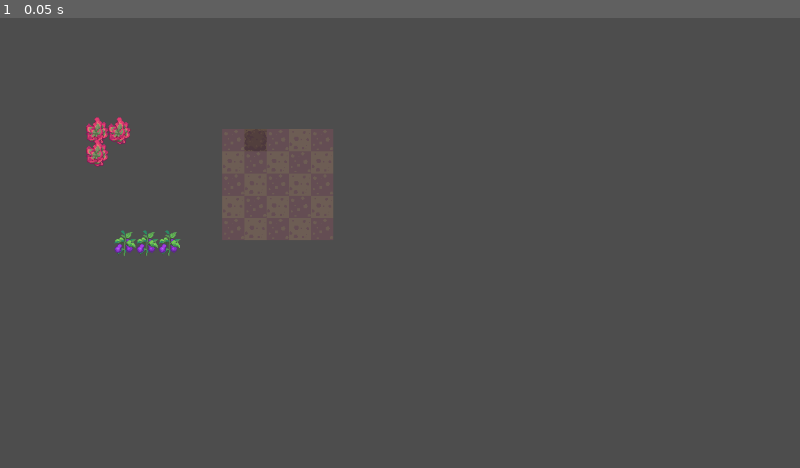
Above: before the commit, frame 1.
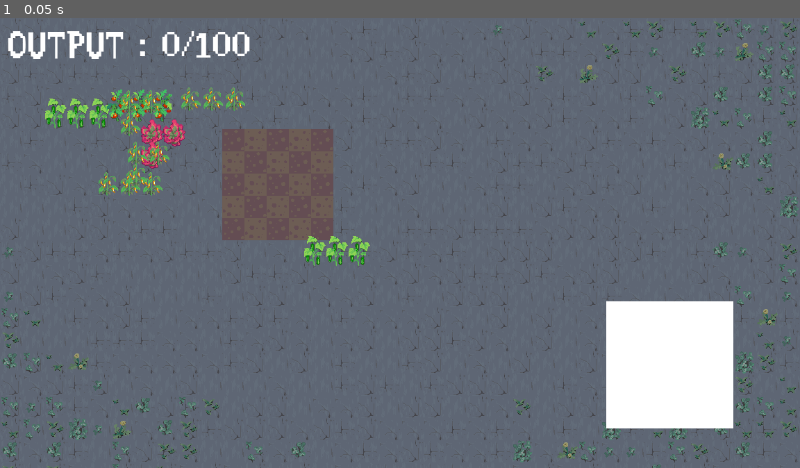
Above: after the commit, the same moment.

Repository: Ihmayor/Growup_GameJam_2025
Game: Godot game, scene res://main_garden.tscn
The game is run twice, just before and just after one commit, with the same random seed, the same clock (stepped at 60 frames per second) and the same inputs. Before the commit the project starts from res://scenes/experiment/test_scene.tscn. Sound files missing from this copy of the repository are replaced by a short silence.
Inputs:
- Up to frame 1 (0.05 s): no input

The runs differ from the first frame. In frame 1, 93% of the frame differs, in the area x 0-100%, y 0-100%.

Commit message:
Re-implemented new dragging into. Had to invent inbetween state. No way to make it to deadline. Other obligations to do.

Diff:
--- a/grow_up_game_jam_2025/GameManager.gd
+++ b/grow_up_game_jam_2025/GameManager.gd
@@ -19,13 +19,15 @@
 
 func _physics_process(delta: float) -> void:
 	if (triggered_next_level):
-		print("already triggered")
 		return
 	var all_plants = get_tree().get_nodes_in_group("Plants")
-	if all_plants.all(func(p:DraggablePlant): return p.isPlanted):
+	#Check if we won based on whether the player planted (locked-in) all the plants
+	if all_plants.all(func(p:Draggable): return p.is_planted):
 		compare_to_limit_for_level()
+
+	#Check if all the slots are taken
 	var array_of_slots_taken:Array[Node] = get_tree().get_nodes_in_group("Slots").filter(func(slot:Slot): return slot.planted_plant != null)
-	if (array_of_slots_taken.size() > (level.grid_height * level.grid_width)/2) && array_of_slots_taken.all(func(s:Slot): return s.plant_node.isPlanted):
+	if (array_of_slots_taken.size() > (level.grid_height * level.grid_width)/2) && array_of_slots_taken.all(func(s:Slot): return s.draggable_node.is_planted):
 		compare_to_limit_for_level()
 
 
@@ -46,7 +48,7 @@
 	var total_score = 0
 
 	for planted_slot: Slot in array_of_slots_taken:
-		var self_plant_node = planted_slot.plant_node
+		var self_plant_node = planted_slot.draggable_node
 		var plant_id = self_plant_node.get_instance_id()
 
 		if !plant_neighbour_dictionary.has(plant_id):
@@ -88,14 +90,14 @@
 	player_data.running_total_score = total_score + player_data.overflow
 
 func add_slot_if_planted(new_slot:Slot, plant_neighbour_dictionary, plant_id ):
-	if new_slot && !plant_neighbour_dictionary[plant_id]["plant_ids"].has(new_slot.plant_node.get_instance_id()):
+	if new_slot && !plant_neighbour_dictionary[plant_id]["plant_ids"].has(new_slot.draggable_node.get_instance_id()):
 		plant_neighbour_dictionary[plant_id]["plant_data"].append(new_slot.planted_plant)
-		plant_neighbour_dictionary[plant_id]["plant_ids"].append(new_slot.plant_node.get_instance_id())
+		plant_neighbour_dictionary[plant_id]["plant_ids"].append(new_slot.draggable_node.get_instance_id())
 
 
 func find_taken_slot_by_location(total_slots:Array[Node], array_of_slots_taken:Array[Node], location_vector:Vector2, self_node: Node):
 	var found_slot = total_slots.filter(func(n): return n.location == location_vector).get(0)
-	if array_of_slots_taken.has(found_slot) && found_slot.plant_node != self_node:
+	if array_of_slots_taken.has(found_slot) && found_slot.draggable_node != self_node:
 		return found_slot
 	else:
 		return null
--- a/grow_up_game_jam_2025/project.godot
+++ b/grow_up_game_jam_2025/project.godot
@@ -11,7 +11,7 @@
 [application]
 
 config/name="grow_up_game_jam_2025"
-run/main_scene="uid://bdn8wfc52lh4g"
+run/main_scene="uid://crcpgigdfgcgt"
 config/features=PackedStringArray("4.4", "GL Compatibility")
 config/icon="res://icon.svg"
 
--- a/grow_up_game_jam_2025/scenes/GardenUI.tscn
+++ b/grow_up_game_jam_2025/scenes/GardenUI.tscn
@@ -15,6 +15,7 @@
 [ext_resource type="Resource" uid="uid://c4ujxhrs1k5b" path="res://scripts/resources/plant_data/Potato.tres" id="9_pum5k"]
 [ext_resource type="AudioStream" uid="uid://dntyu0oq52wr3" path="res://Assets/sfx/Plant Pickup sfx.mp3" id="11_hbwtr"]
 [ext_resource type="AudioStream" uid="uid://bdtar7qde7l3" path="res://Assets/sfx/plant place sfx.mp3" id="12_c63eo"]
+[ext_resource type="Script" uid="uid://dsctwgouhyea8" path="res://scenes/temp_spot.gd" id="14_j328v"]
 
 [sub_resource type="AtlasTexture" id="AtlasTexture_hbwtr"]
 atlas = ExtResource("3_nw0t6")
@@ -52,3 +53,11 @@
 
 [node name="Plant" type="AudioStreamPlayer2D" parent="."]
 stream = ExtResource("12_c63eo")
+
+[node name="ColorRect" type="ColorRect" parent="."]
+layout_mode = 0
+offset_left = 873.0
+offset_top = 401.0
+offset_right = 1056.0
+offset_bottom = 584.0
+script = ExtResource("14_j328v")
--- a/grow_up_game_jam_2025/scenes/garden_grid.gd
+++ b/grow_up_game_jam_2025/scenes/garden_grid.gd
@@ -15,8 +15,8 @@
 @export var test: Plant
 @export var test2: Plant
 
-var tromino = preload("res://scripts/tromino/CurveTromino.tscn")
-var tromino2 = preload("res://scripts/tromino/LineTromino.tscn")
+var tromino = preload("res://scripts/new_drag/new_curve.tscn")
+var tromino2 = preload("res://scripts/new_drag/new_line.tscn")
 
 
 @export var all_plants: Array[Plant]
@@ -31,15 +31,15 @@
 	var size_window : Vector2 = get_window().size
 	var trominos = [tromino, tromino2]
 	for i in range(8):
-		var object:DraggablePlant = trominos.pick_random().instantiate()
+		var object:Draggable = trominos.pick_random().instantiate()
 		add_child(object)
 		var margin:int = 100
 		object.global_position = Vector2(randf_range(margin, size_window.x-margin), randf_range(margin, size_window.y - margin))
 		var new_plant = all_plants.pick_random()
 		object.plant_data = new_plant
-		object.UpdateImages()
-		object.on_shovel.connect(_on_shovel_event);
-		object.on_plant.connect(_on_plant_event);
+		object.set_plant()
+		#object.on_shovel.connect(_on_shovel_event);
+		#object.on_plant.connect(_on_plant_event);
 
 
 
@@ -61,6 +61,7 @@
 	for i in grid_height:
 		for j in grid_width:
 			var slot_instance:Slot = slot_scene.instantiate()
+			slot_instance.name = "Slot"+str(i)+"_"+str(j)
 			slot_instance.location = Vector2(j, i);
 			if alt:
 				slot_instance.soil_unplanted = light_soil
--- /dev/null
+++ b/grow_up_game_jam_2025/scenes/temp_spot.gd
@@ -0,0 +1,12 @@
+extends Control
+
+func _physics_process(delta: float) -> void:
+	pass
+
+func _drop_data(at_position: Vector2, data: Variant) -> void:
+	if data is Draggable:
+		data.temp_spot(global_position + Vector2(32,32))
+
+func _can_drop_data(at_position, data):
+	print("is over???")
+	return data is Draggable
--- a/grow_up_game_jam_2025/scripts/new_drag/Draggable.gd
+++ b/grow_up_game_jam_2025/scripts/new_drag/Draggable.gd
@@ -16,10 +16,19 @@
 var is_mouse_over = false
 
 
+var is_planted = false
+
+
 func _ready():
 	var all_images = get_children().filter(func(n): return n is TextureRect)
 	for img in all_images:
 		img.texture = plant_data.first_image
+
+func set_plant():
+	var all_images = get_children().filter(func(n): return n is TextureRect)
+	for img in all_images:
+		img.texture = plant_data.first_image
+
 
 func _get_drag_data(at_position):
 	var preview_texture:Control = self.duplicate()
@@ -42,6 +51,9 @@
 			toggle_mouse_filter(false)
 			reset_rotation()
 
+
+#Allows the player to put a piece in a position that overlaps with its own position
+#Prevents old positions from blocking new positions if you wanted to rotate or just shift it over
 func toggle_mouse_filter(is_ignore:bool):
 	if is_ignore:
 		mouse_filter = Control.MOUSE_FILTER_IGNORE
@@ -54,22 +66,26 @@
 		for img:TextureRect in all_images:
 			img.mouse_filter = Control.MOUSE_FILTER_PASS
 
+func temp_spot(at_position:Vector2):
+	if (curr_slots != null):
+		reset_slots()
+		curr_slots = null
+	global_position = at_position
+
+
+
 func snap_to_place():
 	toggle_mouse_filter(false)
 
 	#Adjust to the size of the slot since the position if the top left slot
 	var offset = Vector2(16,16)
 
-	print(preview_control.get_child(0).name)
 	var find_slot_near_main_child = find_closest_slot(preview_control.get_child(0).global_position)
 	if find_slot_near_main_child != null :
 		global_position = find_slot_near_main_child.global_position + offset
 
 	if curr_slots != null:
-		for old_slot:Slot in curr_slots:
-			old_slot.isTaken = false
-			old_slot.draggable_node = null
-			old_slot.remove_plant()
+		reset_slots()
 
 	curr_slots = get_colliding_slots()
 	for slot:Slot in curr_slots:
@@ -79,16 +95,21 @@
 
 	#Handle Rotation
 	if has_rotation_changed:
-		var children_textures = get_children().filter(func(n): return n is MaintainTextureUp);
-		for i in range(abs(rotationInput)):
-			rotation_degrees = fmod((rotation_degrees + 90), 360)
-			for child:MaintainTextureUp in children_textures:
-				child.rotate()
+		if rotationInput != 0:
+			for i in range(abs(rotationInput)):
+				rotate_self_and_children(rotationInput < 0)
 		reset_rotation()
 
 func reset_rotation():
 	has_rotation_changed = false
 	rotationInput = 0
+
+func reset_slots():
+	for old_slot:Slot in curr_slots:
+			old_slot.isTaken = false
+			old_slot.draggable_node = null
+			old_slot.remove_plant()
+
 
 func find_closest_slot(found_position:Vector2):
 	var closest_slot = null
@@ -103,7 +124,8 @@
 
 #Get the amount of plants that make up this mino
 func get_draggable_size():
-	return (get_children().size() - 2)
+	var all_images = get_children().filter(func(n): return n is TextureRect)
+	return all_images.size()
 
 func get_colliding_slots():
 	var area:Area2D = preview_control.find_child("PlantCollisionArea", true,false)
@@ -114,19 +136,25 @@
 		return
 	if event.is_action_pressed("rotate_left"):
 		if preview_control != null:
-			facingDir -= 1
 			rotationInput = (rotationInput -1) % -4
 			has_rotation_changed = true
 		if self.name.contains("Preview"):
-			rotate_self_and_children()
+			rotate_self_and_children(true)
+			global_position = get_global_mouse_position()
+
 	if event.is_action_pressed("rotate_right"):
-		facingDir += 1
-		rotationInput = 1
-		has_rotation_changed = true
+		if preview_control != null:
+			rotationInput = (rotationInput + 1) % 4
+			has_rotation_changed = true
+		if self.name.contains("Preview"):
+			rotate_self_and_children(false)
+			global_position = get_global_mouse_position()
 
-func rotate_self_and_children():
+func rotate_self_and_children(is_left:bool):
 	var children_textures = get_children().filter(func(n): return n is MaintainTextureUp);
-	rotation_degrees = fmod((rotation_degrees + 90), 360)
+	var degrees = 90
+	if !is_left:
+		degrees *= -1
+	rotation_degrees = fmod((rotation_degrees + degrees), 360)
 	for child:MaintainTextureUp in children_textures:
 		child.rotate()
-	global_position = get_global_mouse_position()
--- a/grow_up_game_jam_2025/scripts/new_drag/new_curve.tscn
+++ b/grow_up_game_jam_2025/scripts/new_drag/new_curve.tscn
@@ -8,7 +8,7 @@
 [sub_resource type="CircleShape2D" id="CircleShape2D_lrb64"]
 radius = 2.0
 
-[node name="Curve" type="Control"]
+[node name="Curve" type="Control" groups=["Plants"]]
 layout_mode = 3
 anchors_preset = 8
 anchor_left = 0.5
--- a/grow_up_game_jam_2025/scripts/new_drag/new_line.tscn
+++ b/grow_up_game_jam_2025/scripts/new_drag/new_line.tscn
@@ -8,7 +8,7 @@
 [sub_resource type="CircleShape2D" id="CircleShape2D_lrb64"]
 radius = 2.0
 
-[node name="Line" type="Control"]
+[node name="Line" type="Control" groups=["Plants"]]
 layout_mode = 3
 anchors_preset = 8
 anchor_left = 0.5
--- a/grow_up_game_jam_2025/slot.gd
+++ b/grow_up_game_jam_2025/slot.gd
@@ -34,6 +34,7 @@
 		slots = data.get_colliding_slots()
 		var draggable_size = data.get_draggable_size()
 		is_valid_size = slots.size() == draggable_size
+
 		all_slots_valid = slots.all(func(s:Slot): return !s.isTaken || (s.isTaken && s.draggable_node == data ))
 	is_valid =  all_slots_valid && is_valid_size && data is Draggable
 
@@ -49,11 +50,13 @@
 	planted_plant = plant
 	$SoilTexture.texture = soil_planted
 	$Outline.visible = false
+	isTaken = true
 
 func remove_plant():
 	$SoilTexture.texture = soil_unplanted
 	$PlantTexture.texture = null
 	planted_plant = null
+	isTaken = false
 
 func debug_active():
 	self.isTaken = true
@@ -62,6 +65,9 @@
 
 func _physics_process(delta: float) -> void:
 	if isTaken:
+		#In case something weird happened always keep the soil planted if taken
+		if $SoilTexture.texture == soil_unplanted:
+			$SoilTexture.texture == soil_planted
 		$Outline.visible = false
 		$Outline.modulate = Color.WHITE
 		return
--- a/grow_up_game_jam_2025/slot.tscn
+++ b/grow_up_game_jam_2025/slot.tscn
@@ -8,7 +8,7 @@
 size = Vector2(32, 32)
 
 [sub_resource type="RectangleShape2D" id="RectangleShape2D_khion"]
-size = Vector2(10, 10)
+size = Vector2(24, 25)
 
 [node name="Slot" type="Control" groups=["Slots"]]
 custom_minimum_size = Vector2(32, 32)
@@ -89,7 +89,7 @@
 collision_mask = 2
 
 [node name="CollisionShape2D" type="CollisionShape2D" parent="SlotArea"]
-position = Vector2(16, 16)
+position = Vector2(16, 16.5)
 shape = SubResource("RectangleShape2D_khion")
 debug_color = Color(0.259774, 0.611195, 0.484146, 0.42)
 
Not shown: 1 places in grow_up_game_jam_2025/scenes/GardenUI.tscn that only renumber resources
Not shown, added: grow_up_game_jam_2025/scenes/temp_spot.gd.uid
